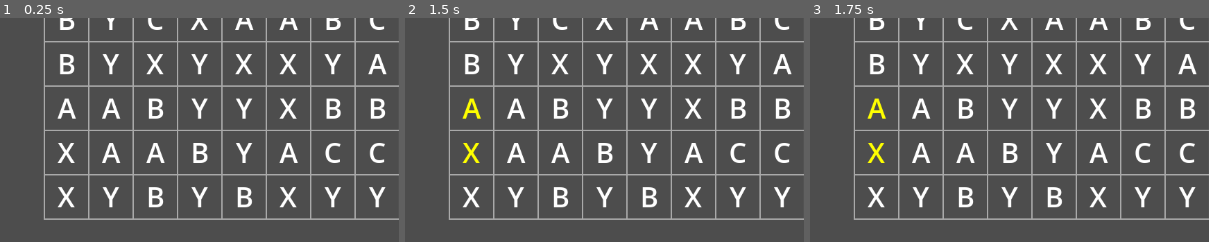
Above: before the commit, frames 1-3 (left to right).
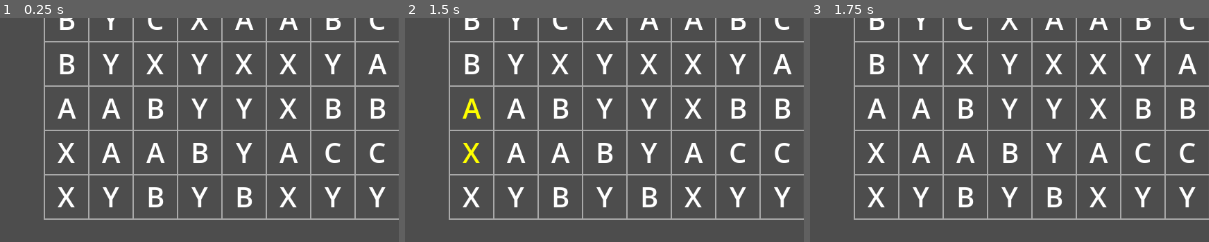
Above: after the commit, the same moments.

Repository: fehudma/godot_projects
Game: Godot game, scene res://Scenes/game.tscn
The game is run twice, just before and just after one commit, with the same random seed, the same clock (stepped at 60 frames per second) and the same inputs.
Inputs:
- Up to frame 1 (0.25 s): no input
- Up to frame 2 (1.5 s): click "Hint" at 0.5 s; click "Test" at 1.25 s
- Up to frame 3 (1.75 s): no input
The pictures show only the part of the screen within x 0-50%, y 44-94%; the shares and areas given below are measured in that part.

Frames 1-2 are identical in both runs. In frame 3, 0.4% of the frame differs, in the area x 14-20%, y 35-65%.

Commit message:
Hint button yellows a match for a second

Diff:
--- a/Scenes/board.gd
+++ b/Scenes/board.gd
@@ -575,6 +575,7 @@
 
 					second_cell = Vector2i(-1, -1)
 
+
 func _on_hint_button_pressed() -> void:
 	var possible_move: Array[Vector2i] = find_possible_move()
 
@@ -586,6 +587,11 @@
 
 	first_piece.set_selected(true)
 	second_piece.set_selected(true)
+
+	await get_tree().create_timer(1.0).timeout
+
+	first_piece.set_selected(false)
+	second_piece.set_selected(false)
 
 func _on_test_button_pressed() -> void:
 	#collapse_column(0)
